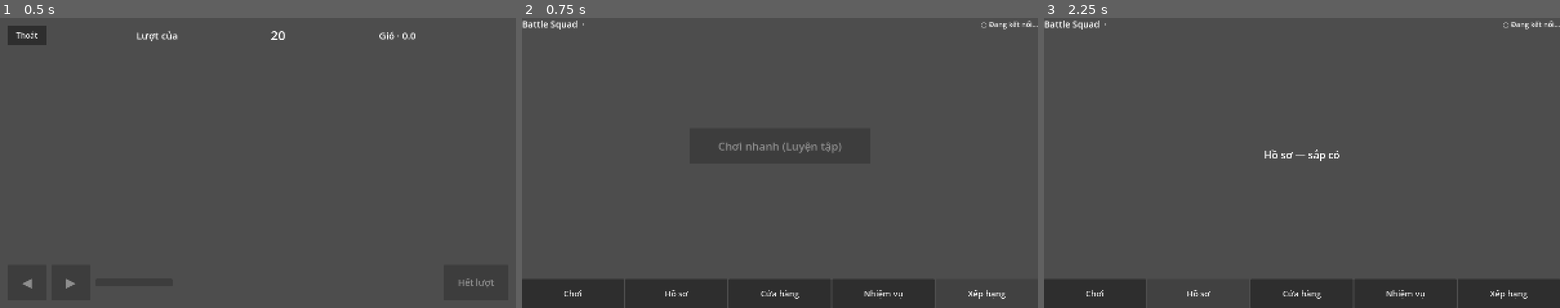
Above: before the commit, frames 1-3 (left to right).
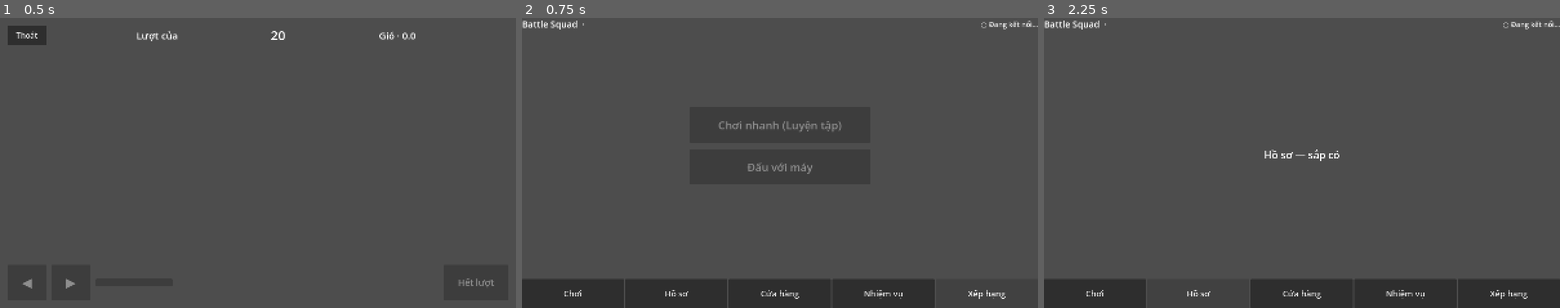
Above: after the commit, the same moments.

Repository: zendF1/battle-squad-game
Game: Godot game, scene res://match/match_screen.tscn
The game is run twice, just before and just after one commit, with the same random seed, the same clock (stepped at 60 frames per second) and the same inputs. This scene is started directly instead of the project's main scene.
Inputs:
- Up to frame 1 (0.5 s): no input
- Up to frame 2 (0.75 s): click "Thoát" at 0.5 s
- Up to frame 3 (2.25 s): click "Chơi" at 1.25 s; click "Hồ sơ" at 2 s

Frame 1 is identical in both runs. In frame 2, 0.6% of the frame differs, in the area x 38-62%, y 35-54%; in frame 3, nothing differs.

Commit message:
feat: Play vs bot button (QuickPlay {bot: "ai"}) and shooter snap before shot replay
- home: "Đấu với máy" sends QuickPlay {"bot":"ai"}; shares the pending request, slow notice and offline disable with "Chơi nhanh (Luyện tập)"
- match screen: opponent walk tween capped at 1 s; ShotResolved snaps the shooter's view to its server position before the replay

Diff:
--- a/match/match_screen.gd
+++ b/match/match_screen.gd
@@ -19,6 +19,7 @@
 const ACTION_INTERVAL := 0.25 # server drops actions closer than 150 ms
 const MOVE_ACK_GAP := 0.16 # Shoot/EndTurn wait this long after the last answer to a Move
 const OTHER_WALK_SPEED := 90.0
+const OTHER_WALK_MAX_SEC := 1.0 # a bot fires 1.5 s after its Move: finish the walk before that
 const SHOT_ACK_TIMEOUT := 3.0
 const RESYNC_RETRY := 3.0 # re-ask for MatchStateSync if none arrived
 const TURN_SECONDS := 20
@@ -234,6 +235,7 @@
 			_awaiting_shot = 0.0
 			_turn_resolved = true # the server takes no more actions until TurnStarted
 			_hud.pause_timer() # resumed by the next TurnTimerTick / TurnStarted
+			_snap_to_server(str(data.get("shooterId", "")))
 			_shot_player.play(ShotTimeline.new(data))
 			_refresh_controls()
 		"PlayerDamaged": # lava at turn start (shot damage comes in ShotResolved)
@@ -266,7 +268,14 @@
 			_refresh_controls() # the newest Move's late answer unlocks input
 		return
 	var view = _views[id]
-	view.move_to(pos, view.position.distance_to(pos) / OTHER_WALK_SPEED)
+	view.move_to(pos, minf(view.position.distance_to(pos) / OTHER_WALK_SPEED, OTHER_WALK_MAX_SEC))
+
+
+## The shell leaves from the server's position: stop a walk still under way and put the
+## shooter there before the replay starts.
+func _snap_to_server(id: String) -> void:
+	if _views.has(id) and _players.has(id) and _players[id].has("position"):
+		_views[id].move_to(_pos(id), 0.0)
 
 
 func _on_shot_event(e: Dictionary) -> void:
--- a/screens/home.gd
+++ b/screens/home.gd
@@ -1,6 +1,7 @@
 extends Control
 ## Home shell with the demo's five tabs (app_router.dart HomeShell). M1 implements
-## Play → Quick Play; the other tabs arrive in M3/M4.
+## Play → Quick Play (idle practice target) and Play vs bot (QuickPlay {"bot": "ai"});
+## the other tabs arrive in M3/M4.
 ##
 ## A Quick Play request stays pending until it is resolved. The server handles a client's
 ## messages in order and always answers QuickPlay with MatchStarted or RoomError, so a late
@@ -15,6 +16,7 @@
 var _pages: Array[Control] = []
 var _conn: Label
 var _quick_play: Button
+var _vs_bot: Button
 var _status: Label
 var _timer: Timer
 var _pending := false
@@ -71,8 +73,12 @@
 	var col := Ui.center_column(page)
 	_quick_play = Ui.button("Chơi nhanh (Luyện tập)", 34)
 	_quick_play.custom_minimum_size = Vector2(560, 110)
-	_quick_play.pressed.connect(_on_quick_play)
+	_quick_play.pressed.connect(_on_quick_play.bind({}))
 	col.add_child(_quick_play)
+	_vs_bot = Ui.button("Đấu với máy", 34)
+	_vs_bot.custom_minimum_size = Vector2(560, 110)
+	_vs_bot.pressed.connect(_on_quick_play.bind({"bot": "ai"}))
+	col.add_child(_vs_bot)
 	_status = Ui.label("", 24)
 	col.add_child(_status)
 
@@ -85,17 +91,22 @@
 func _update_conn() -> void:
 	_conn.text = "● Online" if GameSocket.is_open() else "○ Đang kết nối..."
 	# A QuickPlay sent while offline would sit in an outbox that may never flush.
-	_quick_play.disabled = _pending or not GameSocket.is_open()
+	var disabled := _pending or not GameSocket.is_open()
+	_quick_play.disabled = disabled
+	_vs_bot.disabled = disabled
 
 
-func _on_quick_play() -> void:
+## payload {} plays the idle practice target, {"bot": "ai"} a bot that moves and shoots.
+## Both buttons share one pending request.
+func _on_quick_play(payload: Dictionary) -> void:
 	if _pending:
 		return
 	_pending = true
 	_quick_play.disabled = true
+	_vs_bot.disabled = true
 	_status.text = "Đang tạo trận..."
 	_timer.start(SLOW_NOTICE_SEC)
-	GameSocket.send("QuickPlay", {})
+	GameSocket.send("QuickPlay", payload)
 
 
 func _on_slow() -> void:
